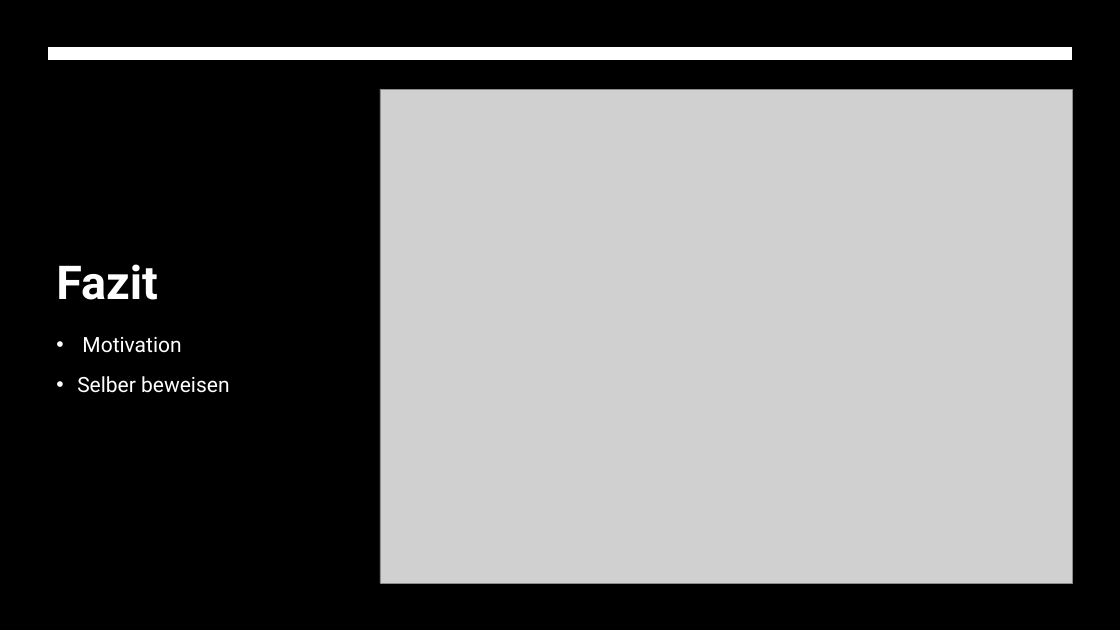
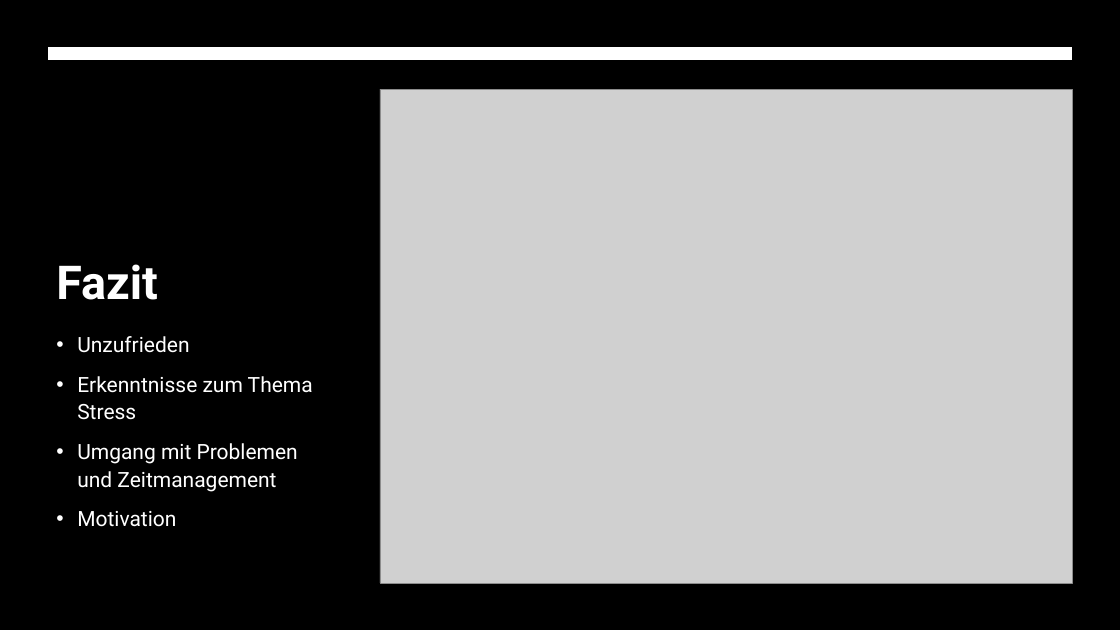
Before and after one commit to Anisa525/Abschlussprojekt_2026_API-1_durani_F1-App, a slide deck: slide 7 of Dokumente/Abschlussprojekt_2026_api-1_durani_f1-app.pptx. Drawn at 1120x630 pixels with LibreOffice and Linux fonts; fonts in the diff are those of the drawing; grey boxes stand for pictures. Boxes give left, top, right and bottom in pixels: in the first picture for what was removed or moved away, otherwise in the second. Text is boxed around its words. In the diff, an @@ line names an element or a change of style, - is before the commit and + after.

```diff
--- a/Dokumente/Abschlussprojekt_2026_api-1_durani_f1-app.pptx
+++ b/Dokumente/Abschlussprojekt_2026_api-1_durani_f1-app.pptx
@@ text at (77, 336, 313, 492): paragraphs added @@
+• Unzufrieden
+• Erkenntnisse zum Thema Stress
+• Umgang mit Problemen und Zeitmanagement
@@ text at (77, 376, 229, 393): paragraph removed @@
-• Selber beweisen
```
Also in this commit, not shown: 5 other slides changed, 39 other files.
